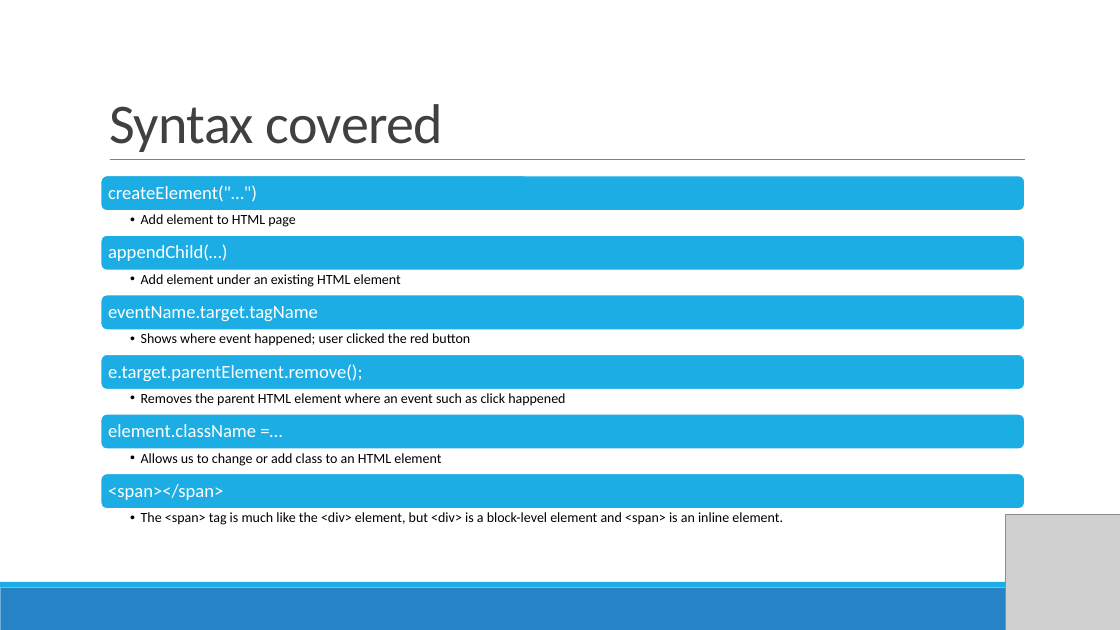
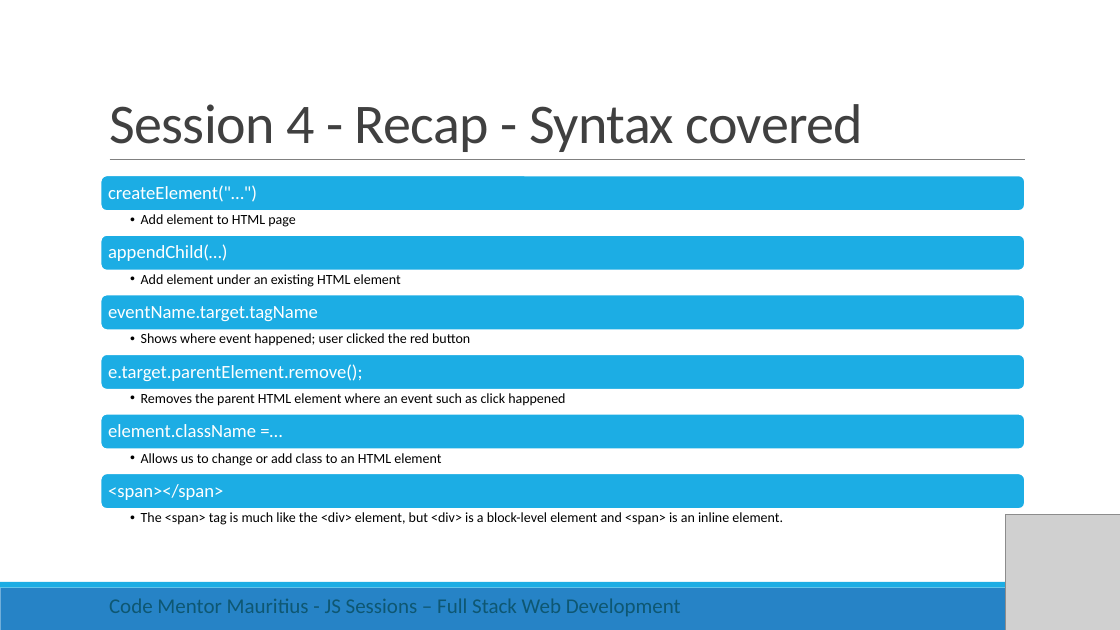
Before and after one commit to rishigujadhur1/Slides, a slide deck: slide 3 of ModernJS/JS Session 5.pptx (slide 6 before the commit). Drawn at 1120x630 pixels with LibreOffice and Linux fonts; fonts in the diff are those of the drawing; grey boxes stand for pictures. Boxes give left, top, right and bottom in pixels: in the first picture for what was removed or moved away, otherwise in the second. Text is boxed around its words. In the diff, an @@ line names an element or a change of style, - is before the commit and + after.

```diff
--- a/ModernJS/JS Session 5.pptx
+++ b/ModernJS/JS Session 5.pptx
@@ title at box(109, 104, 864, 152): text changed @@
-Syntax covered
+Session 4 - Recap - Syntax covered
@@ text added at box(109, 598, 681, 616), 18 pt, text #0E5772 @@
+Code Mentor Mauritius - JS Sessions – Full Stack Web Development
```
Also in this commit, not shown: 5 other slides changed, 4 slides added, 1 slide removed.
